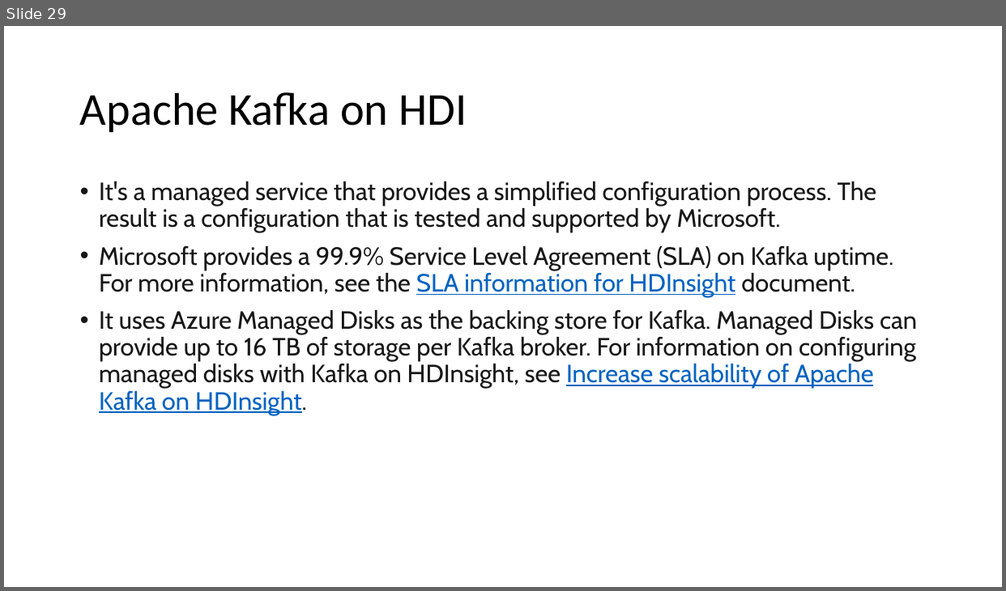
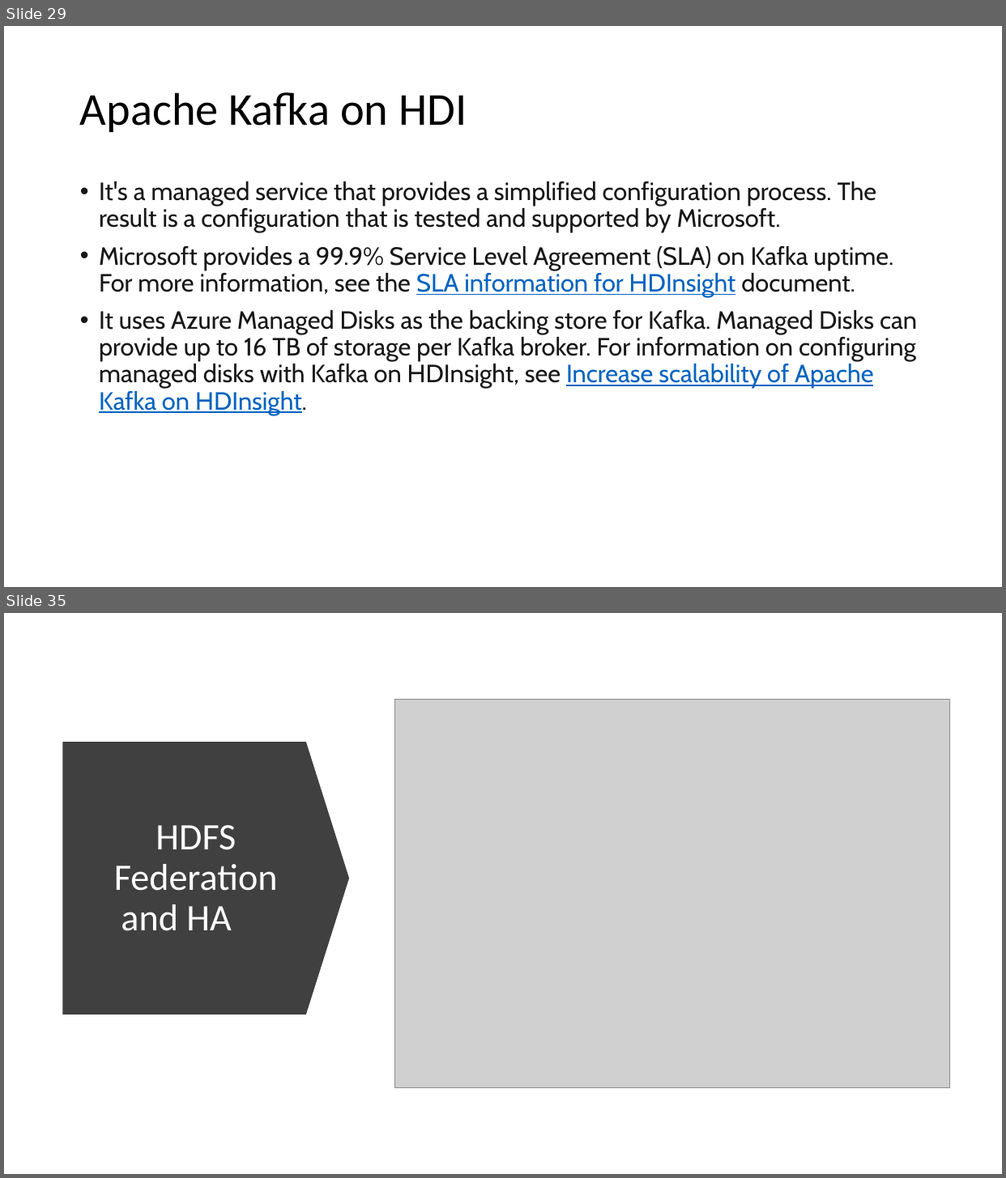
Before and after one commit to imcuteani/Azure_Big_Data_Training, a slide deck: Slides/Big Data Overview.pptx. Shown one above the other, each under a label of ours: slide 29 before the commit, slides 29 and 35 after it; the slides between them are not shown. The pictures are 1006x591 and 1006x1178 pixels, drawn with LibreOffice and Linux fonts; fonts in the diff are those of the drawing; grey boxes stand for pictures. Boxes give left, top, right and bottom in pixels: in the first picture for what was removed or moved away, otherwise in the second. Text is boxed around its words. In the diff, an @@ line names an element or a change of style, - is before the commit and + after.

```diff
--- a/Slides/Big Data Overview.pptx
+++ b/Slides/Big Data Overview.pptx
@@ slide 35 added at <box>4,613,1002,1174</box>, background #FFFFFF @@
@@ picture added at <box>394,699,950,1088</box> @@
@@ down arrow added at <box>63,742,350,1015</box>, fill #404040 @@
@@ title added at <box>114,825,278,931</box>, 36 pt, text #FFFFFF @@
+HDFS Federation and HA
```
Also in this commit, not shown: 19 other slides added, 22 other files.
